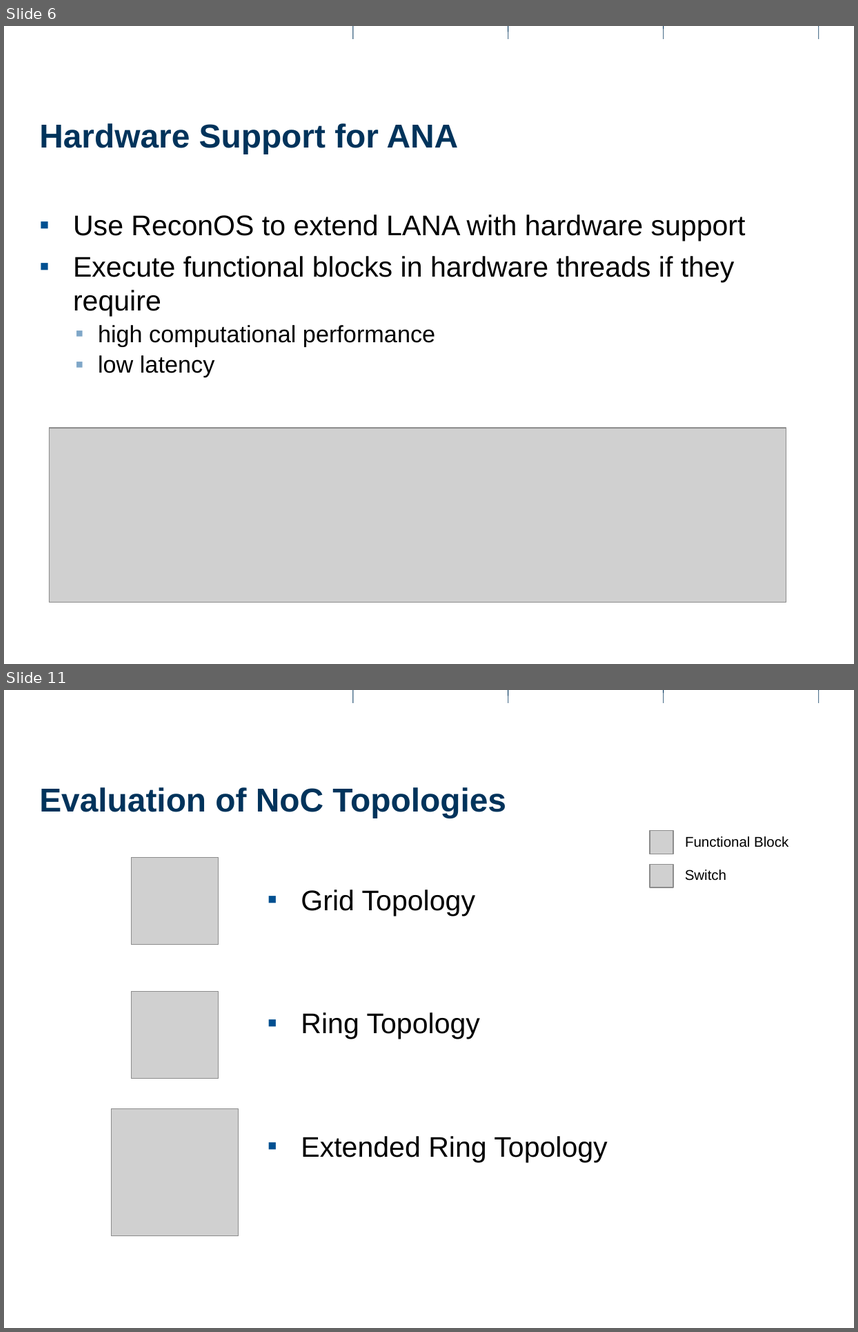
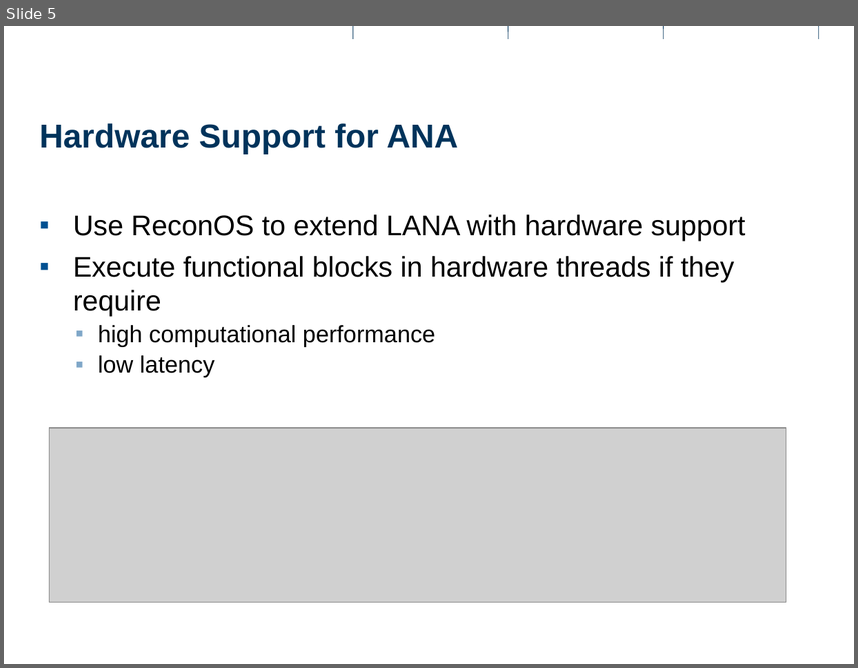
Before and after one commit to rihuber/ma, a slide deck: documents/presentations/intermediate1/intermediate1.odp. Shown one above the other, each under a label of ours: slides 6 and 11 before the commit, slide 5 after it; the slides between them are not shown. The pictures are 858x1332 and 858x668 pixels, drawn with LibreOffice and Linux fonts; fonts in the diff are those of the drawing; grey boxes stand for pictures; background and template pictures are left out. Boxes give left, top, right and bottom in pixels: in the first picture for what was removed or moved away, otherwise in the second. Text is boxed around its words. In the diff, an @@ line names an element or a change of style, - is before the commit and + after.

```diff
--- a/documents/presentations/intermediate1/intermediate1.odp
+++ b/documents/presentations/intermediate1/intermediate1.odp
@@ slide 11 removed at <box>4,690,854,1328</box>, background #FFFFFF; not listed: 6 template elements that a slide beside it also shows @@
@@ title removed at <box>39,787,506,818</box> @@
-Evaluation of NoC Topologies
@@ picture removed at <box>650,830,674,854</box> @@
@@ text removed at <box>685,836,789,847</box> @@
-Functional Block
@@ picture removed at <box>132,858,218,944</box> @@
@@ picture removed at <box>650,865,674,888</box> @@
@@ text removed at <box>685,869,726,880</box> @@
-Switch
@@ text removed at <box>301,889,607,1162</box> @@
-▪ Grid Topology
-▪ Ring Topology
-▪ Extended Ring Topology
@@ picture removed at <box>132,991,218,1078</box> @@
@@ picture removed at <box>111,1108,239,1236</box> @@
@@ page number removed at <box>674,1307,826,1328</box> @@
-11
@@ what was slide 6 is now slide 5 @@
```
Also in this commit, not shown: 11 slides changed, 5 slides added, 2 other slides removed.
